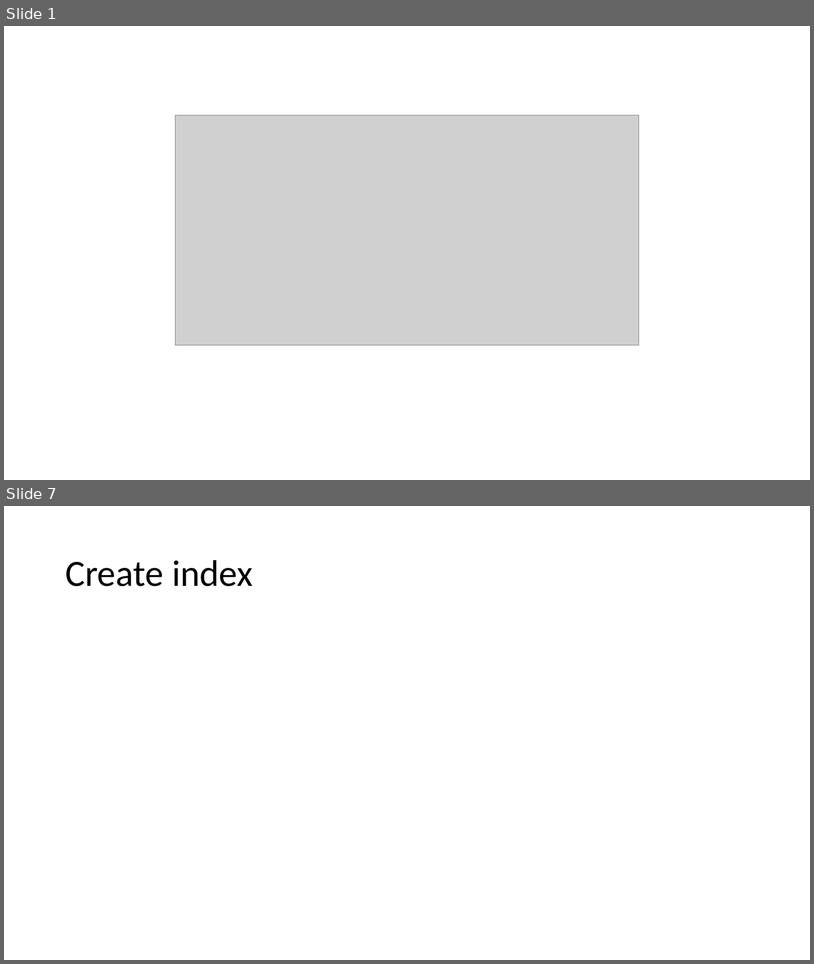
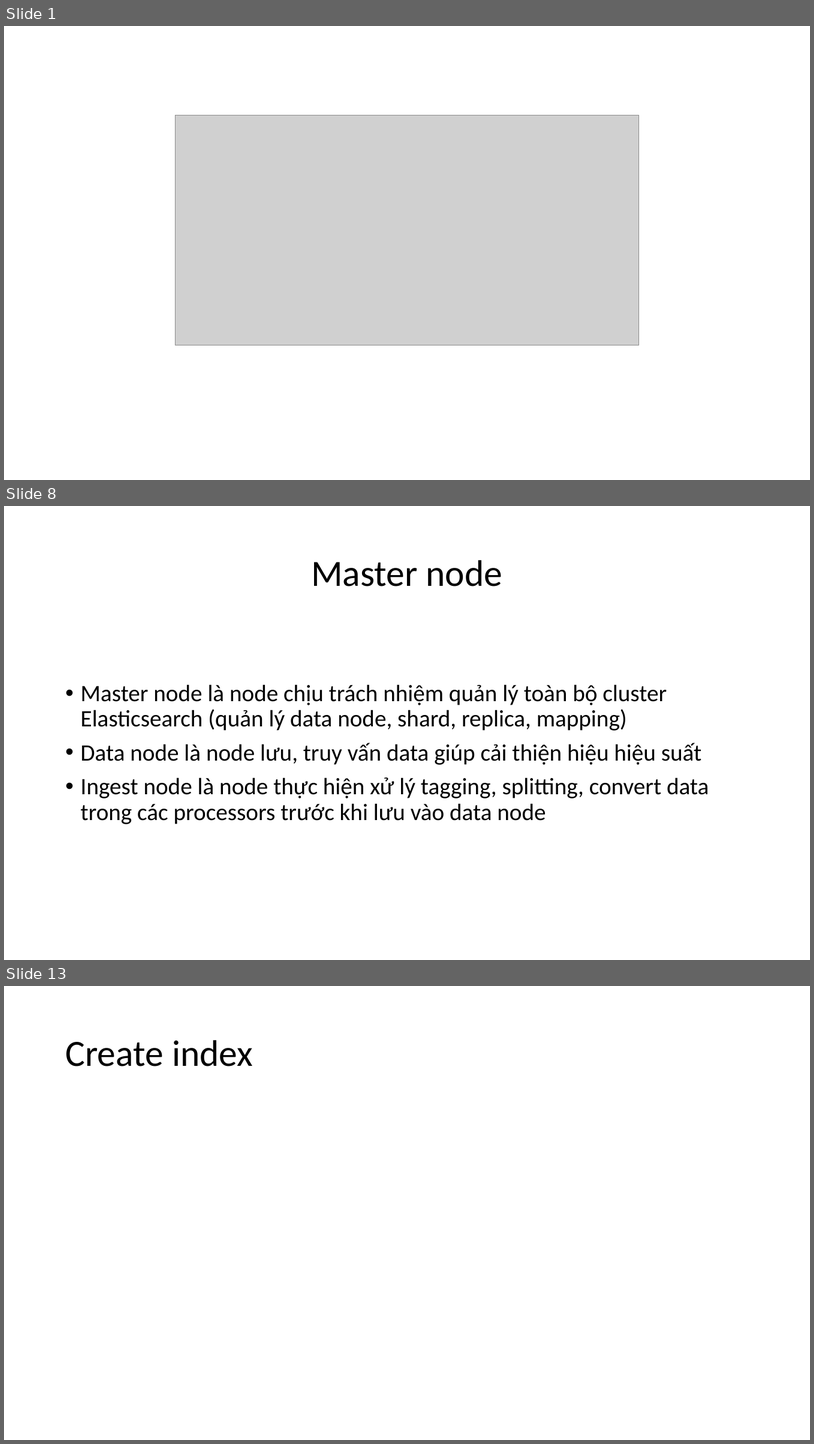
Before and after one commit to trunganhvu/Elasticsearch, a slide deck: SlideElasticSearch.pptx. Shown one above the other, each under a label of ours: slides 1 and 7 before the commit, slides 1, 8 and 13 after it; the slides between them are not shown. The pictures are 814x964 and 814x1444 pixels, drawn with LibreOffice and Linux fonts; fonts in the diff are those of the drawing; grey boxes stand for pictures. Boxes give left, top, right and bottom in pixels: in the first picture for what was removed or moved away, otherwise in the second. Text is boxed around its words. In the diff, an @@ line names an element or a change of style, - is before the commit and + after.

```diff
--- a/SlideElasticSearch.pptx
+++ b/SlideElasticSearch.pptx
@@ slide 8 added at (4, 506, 810, 960), background #FFFFFF @@
@@ title added at (311, 560, 503, 586), 44 pt, text #000000 @@
+Master node
@@ text added at (81, 684, 709, 824), 28 pt, text #000000 @@
+• Master node là node chịu trách nhiệm quản lý toàn bộ cluster Elasticsearch (quản lý data node, shard, replica, mapping)
+• Data node là node lưu, truy vấn data giúp cải thiện hiệu hiệu suất
+• Ingest node là node thực hiện xử lý tagging, splitting, convert data trong các processors trước khi lưu vào data node
@@ what was slide 7 is now slide 13 @@
```
Also in this commit, not shown: 1 slide changed, 9 other slides added, 4 slides removed.
